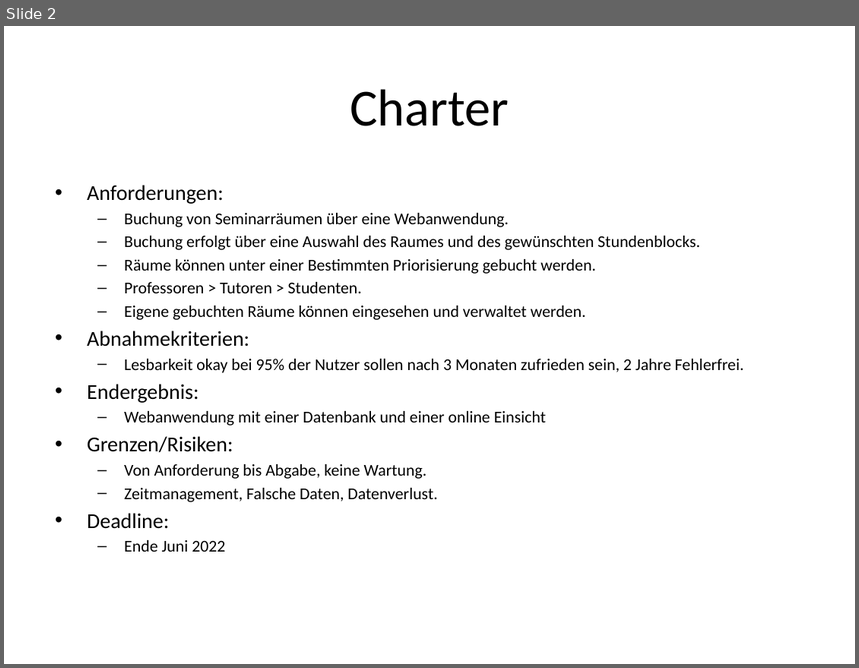
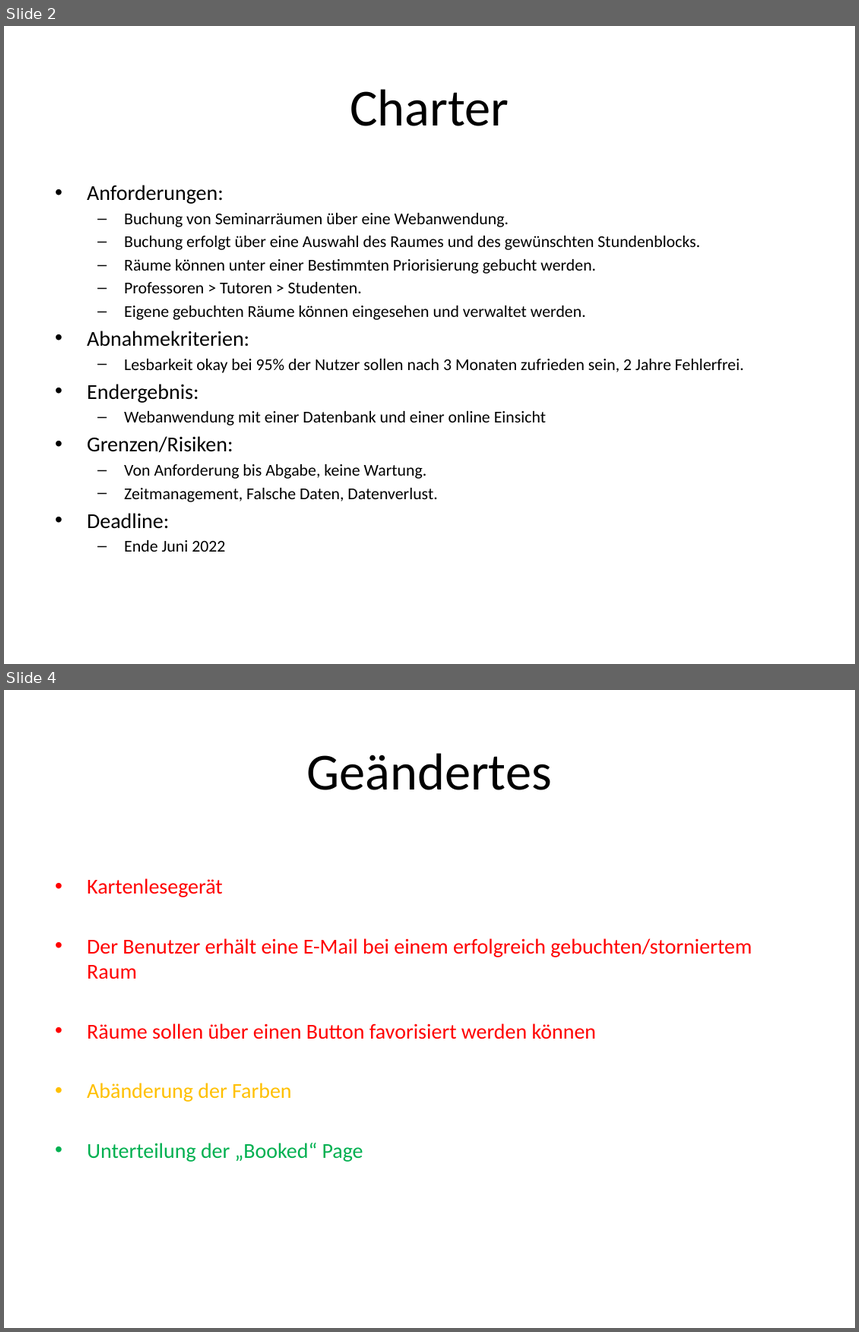
Before and after one commit to Knaeggel/Seminarraeume, a slide deck: doc/Verwaltung_Von_Seminarräumen/PP_Verwaltung_von_Seminarräumen.pptx. Shown one above the other, each under a label of ours: slide 2 before the commit, slides 2 and 4 after it; the slides between them are not shown. The pictures are 859x668 and 859x1332 pixels, drawn with LibreOffice and Linux fonts; fonts in the diff are those of the drawing. Boxes give left, top, right and bottom in pixels: in the first picture for what was removed or moved away, otherwise in the second. Text is boxed around its words. In the diff, an @@ line names an element or a change of style, - is before the commit and + after.

```diff
--- a/doc/Verwaltung_Von_Seminarräumen/PP_Verwaltung_von_Seminarräumen.pptx
+++ b/doc/Verwaltung_Von_Seminarräumen/PP_Verwaltung_von_Seminarräumen.pptx
@@ slide 4 added at (4, 690, 855, 1328), background #FFFFFF @@
@@ title added at (306, 753, 552, 790), 44 pt, text #000000 @@
+Geändertes
@@ text added at (87, 878, 752, 1162), 18 pt, text #FF0000 @@
+• Kartenlesegerät
+• Der Benutzer erhält eine E-Mail bei einem erfolgreich gebuchten/storniertem Raum
+• Räume sollen über einen Button favorisiert werden können
+• Abänderung der Farben
+• Unterteilung der „Booked“ Page
```
Also in this commit, not shown: 1 slide changed, 4 other slides added.
